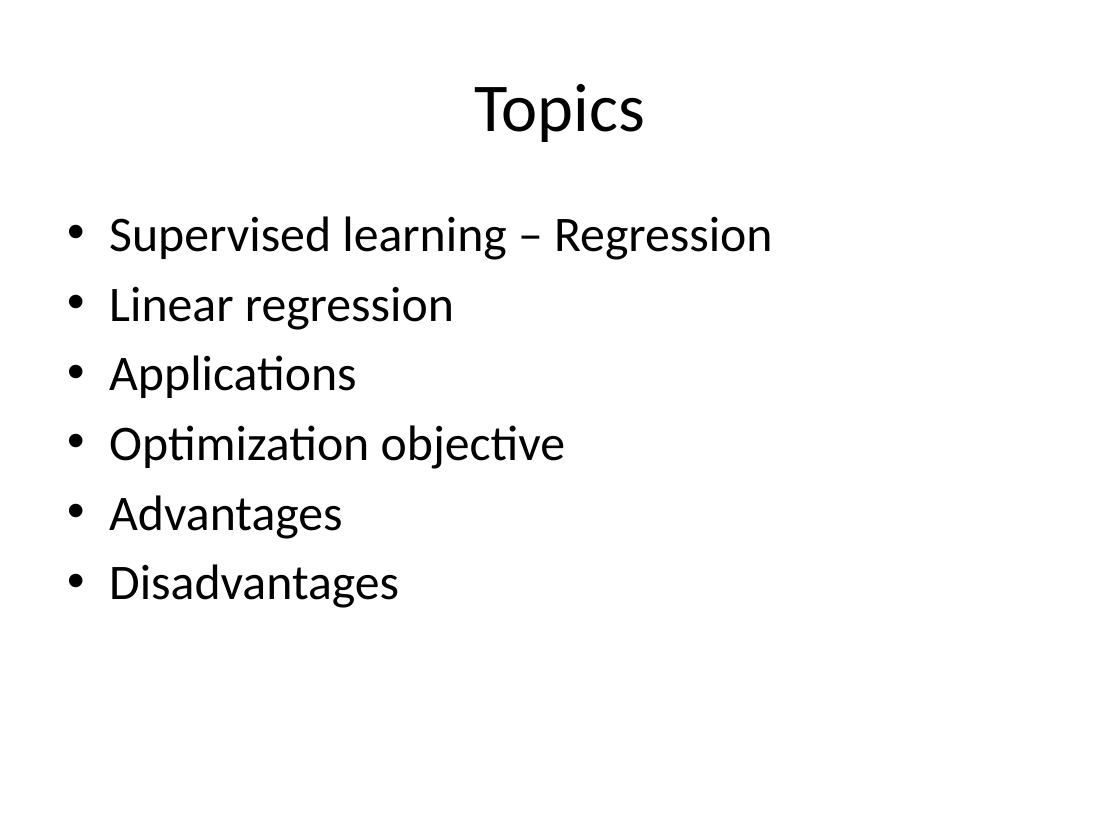
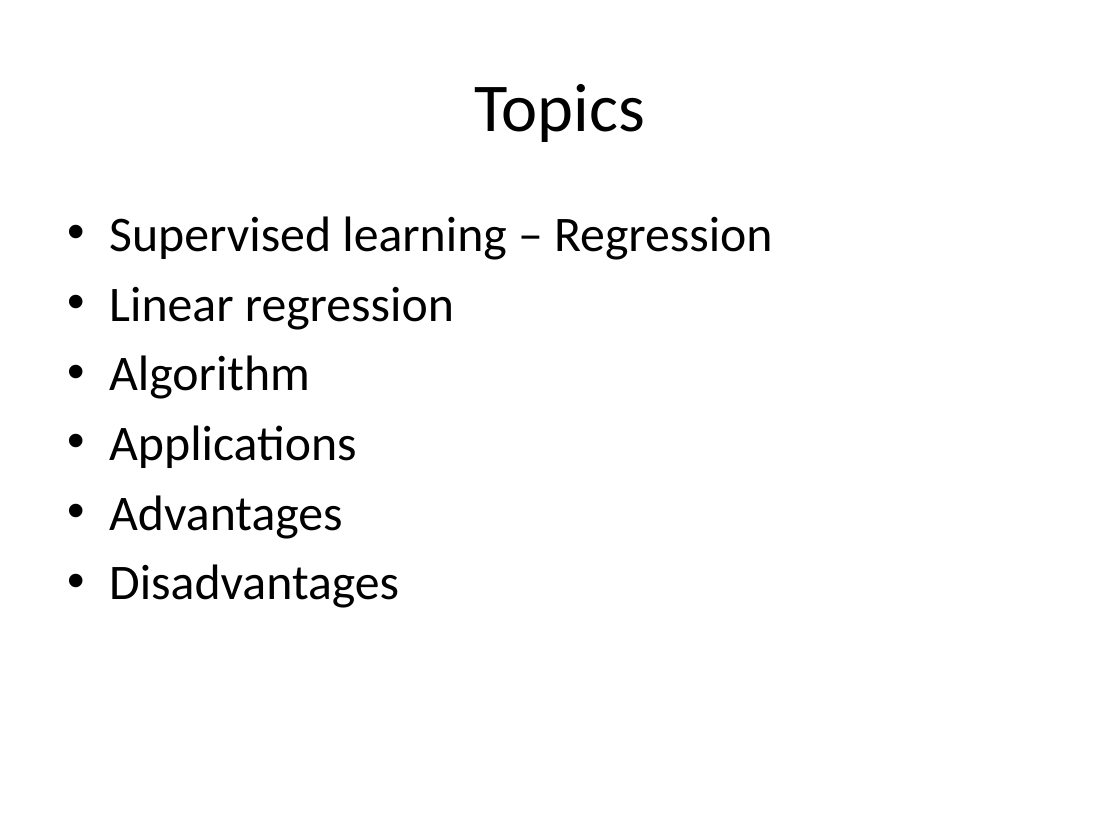
Before and after one commit to look4pritam/ArtificialIntelligence, a slide deck: slide 2 of MachineLearning/LinearRegression/LinearRegression.pptx. Drawn at 1120x840 pixels with LibreOffice and Linux fonts; fonts in the diff are those of the drawing. Boxes give left, top, right and bottom in pixels: in the first picture for what was removed or moved away, otherwise in the second. Text is boxed around its words. In the diff, an @@ line names an element or a change of style, - is before the commit and + after.

```diff
--- a/MachineLearning/LinearRegression/LinearRegression.pptx
+++ b/MachineLearning/LinearRegression/LinearRegression.pptx
@@ text at (109,355,310,399): paragraph added @@
+• Algorithm
@@ text at (109,425,565,469): paragraph removed @@
-• Optimization objective
```
Also in this commit, not shown: 6 other slides changed.
